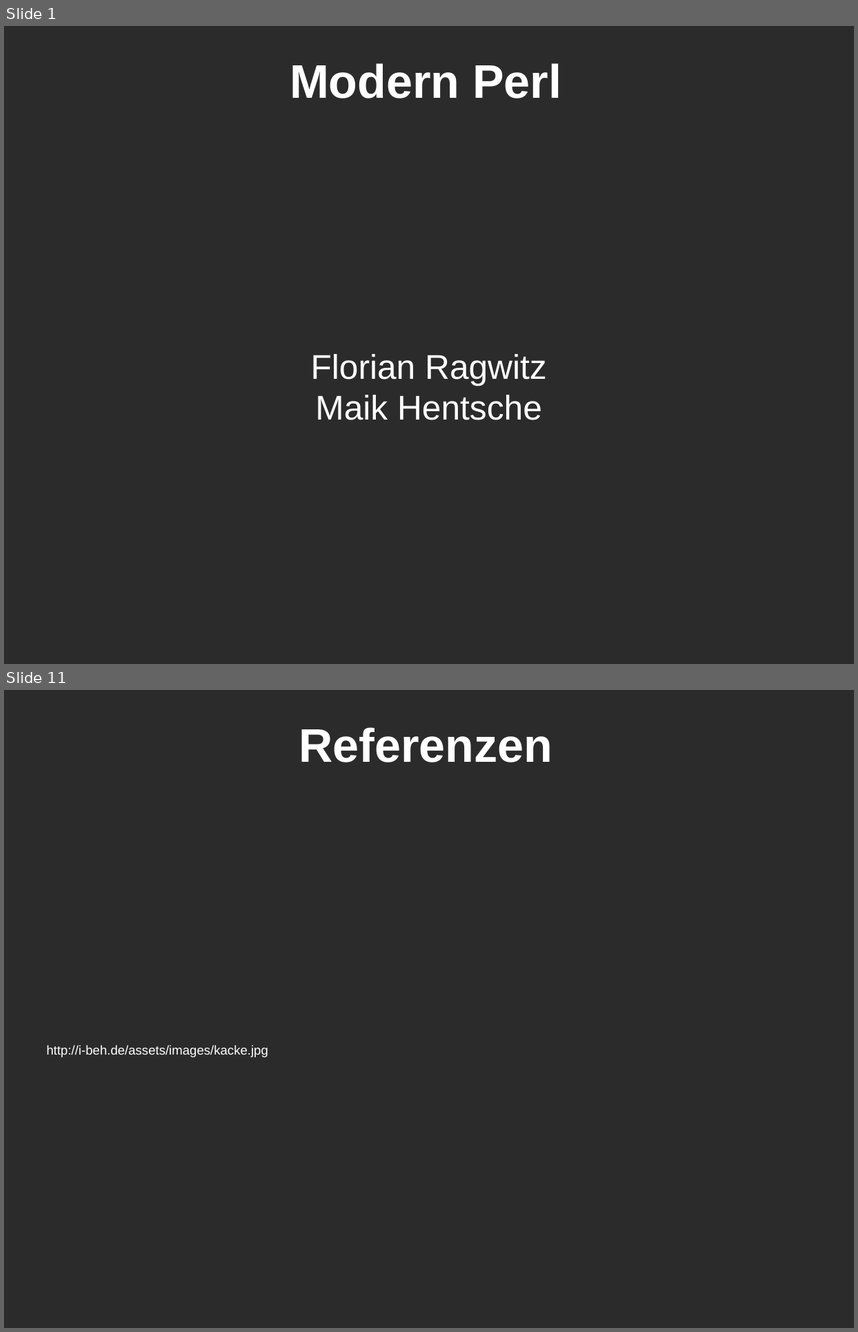
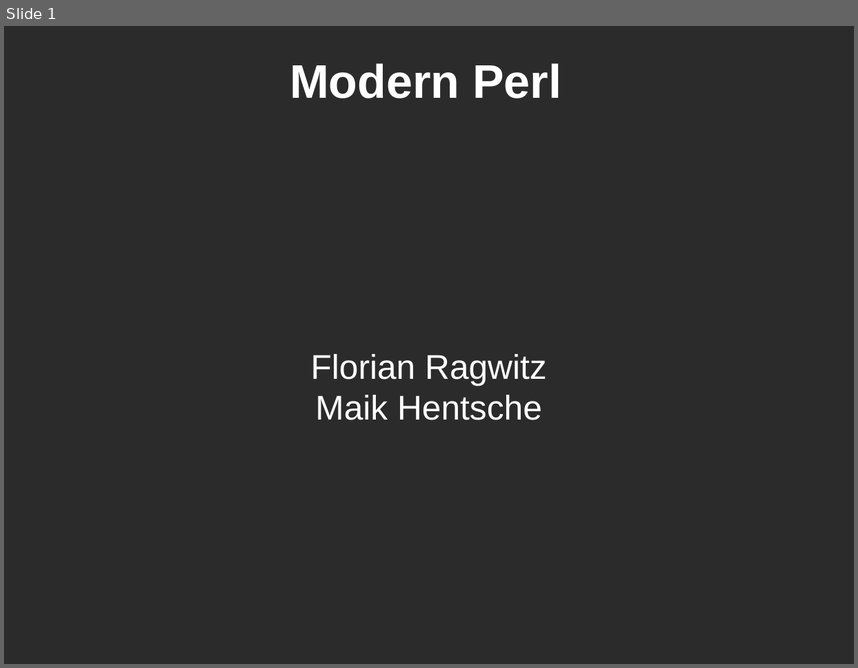
Before and after one commit to Caldrin/Vortrag_CLT, a slide deck: Modern Perl.odp. Shown one above the other, each under a label of ours: slides 1 and 11 before the commit, slide 1 after it; the slides between them are not shown. The pictures are 858x1332 and 858x668 pixels, drawn with LibreOffice and Linux fonts; fonts in the diff are those of the drawing; background and template pictures are left out; a plain dark background stands for a picture behind light text. Boxes give left, top, right and bottom in pixels: in the first picture for what was removed or moved away, otherwise in the second. Text is boxed around its words. In the diff, an @@ line names an element or a change of style, - is before the commit and + after.

```diff
--- a/Modern Perl.odp
+++ b/Modern Perl.odp
@@ slide 11 removed at (x1=4, y1=690, x2=854, y2=1328), background picture (left out) @@
@@ title removed at (x1=299, y1=727, x2=553, y2=762) @@
-Referenzen
@@ subtitle removed at (x1=47, y1=1045, x2=268, y2=1057) @@
-http://i-beh.de/assets/images/kacke.jpg
```
Also in this commit, not shown: 5 slides changed, 4 slides added, 4 other slides removed.
